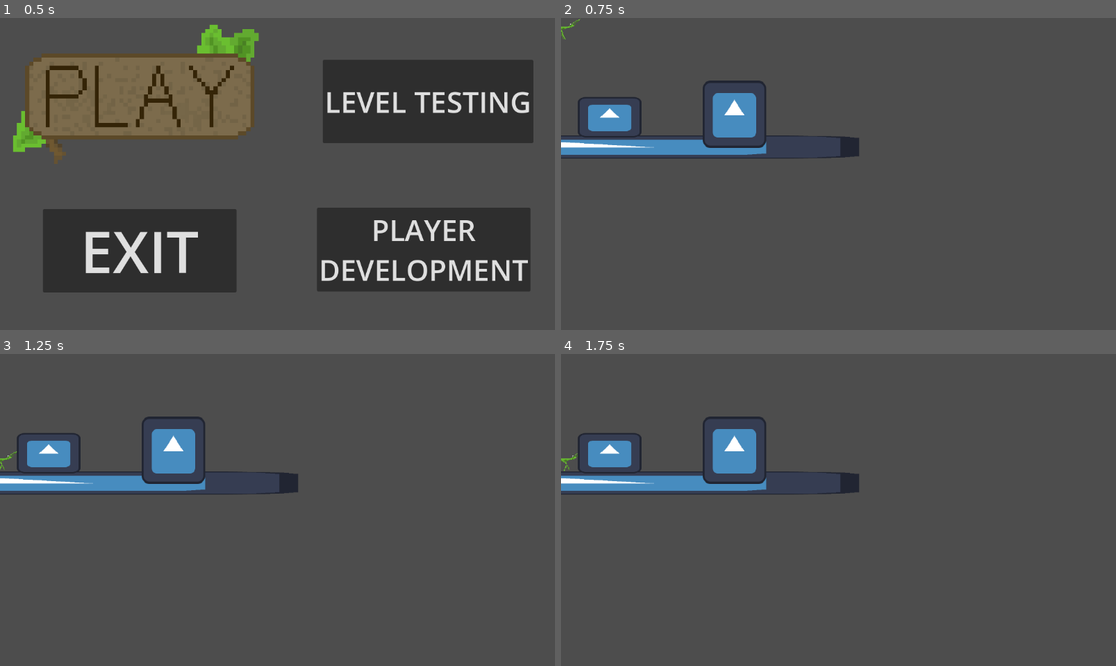
Above: before the commit, frames 1-4 (two rows, left to right).
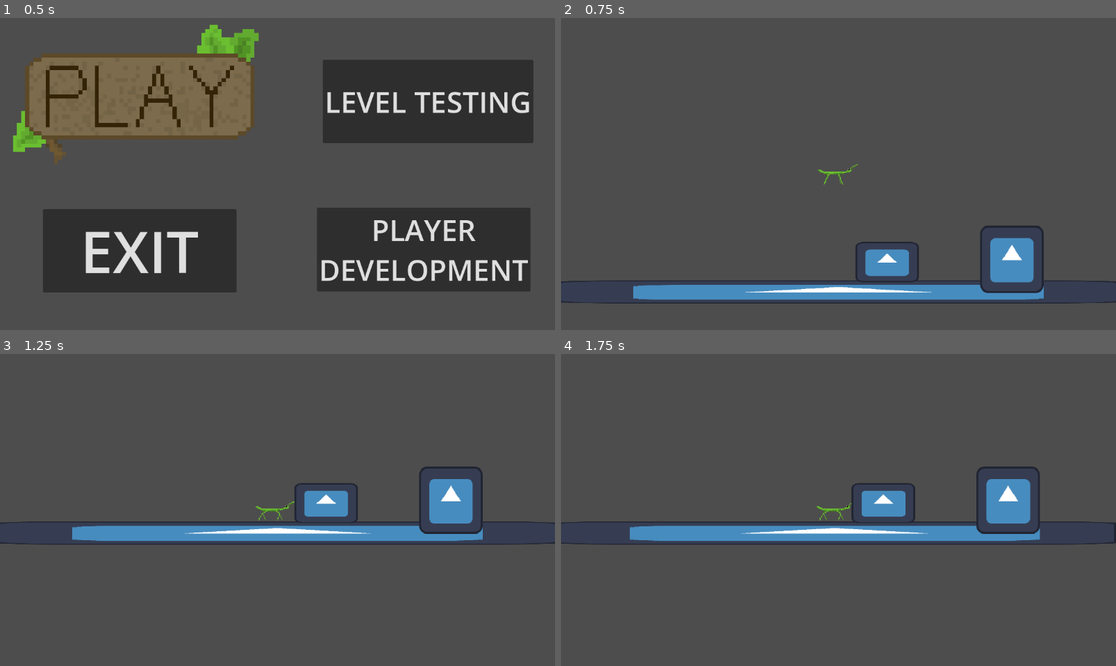
Above: after the commit, the same moments.

Repository: NinjaLD/stickySituation
Game: Godot game, scene res://scenes/startMenu.tscn
The game is run twice, just before and just after one commit, with the same random seed, the same clock (stepped at 60 frames per second) and the same inputs. The engine's default icon, where the game draws it, is replaced by a stand-in: a white triangle on a blue panel in a dark square.
Inputs:
- Up to frame 1 (0.5 s): no input
- Up to frame 2 (0.75 s): click "PLAYER DEVELOPMENT" at 0.5 s
- Up to frame 3 (1.25 s): no input
- Up to frame 4 (1.75 s): hold D (moveRight) from 1.28 s (still down); hold Space (jump) from 1.28 s (still down)

Frame 1 is identical in both runs. In frame 2, 11% of the frame differs, in the area x 0-100%, y 0-92%; in frame 3, 11%; in frame 4, 11%.

Commit message:
player jump in way player jump :)

Diff:
--- a/sticky-situation/scenes/player.tscn
+++ b/sticky-situation/assets/Prefabs/player.tscn
@@ -44,7 +44,7 @@
 "duration": 1.0,
 "texture": SubResource("AtlasTexture_d2wvv")
 }],
-"loop": 1,
+"loop": true,
 "name": &"Idle",
 "speed": 1.0
 }, {
@@ -55,7 +55,7 @@
 "duration": 1.0,
 "texture": SubResource("AtlasTexture_qlg0r")
 }],
-"loop": 1,
+"loop": true,
 "name": &"Jump",
 "speed": 4.0
 }, {
@@ -72,7 +72,7 @@
 "duration": 1.0,
 "texture": SubResource("AtlasTexture_ur7pv")
 }],
-"loop": 1,
+"loop": true,
 "name": &"Walk",
 "speed": 5.0
 }]
@@ -100,3 +100,5 @@
 position = Vector2(-6.666667, 0.6666667)
 rotation = 1.5707964
 shape = SubResource("CapsuleShape2D_v84v7")
+
+[node name="Camera2D" type="Camera2D" parent="." unique_id=2029314000]
--- a/sticky-situation/project.godot
+++ b/sticky-situation/project.godot
@@ -12,7 +12,7 @@
 
 config/name="stickySituation"
 run/main_scene="uid://dfrhu1w5058l2"
-config/features=PackedStringArray("4.7", "GL Compatibility")
+config/features=PackedStringArray("4.6", "GL Compatibility")
 config/icon="res://assets/icon.svg"
 
 [input]
--- a/sticky-situation/scenes/playerDevelopment.tscn
+++ b/sticky-situation/scenes/playerDevelopment.tscn
@@ -1,7 +1,7 @@
 [gd_scene format=3 uid="uid://bxg8v63xhemp"]
 
 [ext_resource type="Texture2D" uid="uid://ogyw4h0qerbi" path="res://assets/icon.svg" id="1_40edo"]
-[ext_resource type="PackedScene" uid="uid://bc0x6exx3qr7y" path="res://scenes/player.tscn" id="2_40edo"]
+[ext_resource type="PackedScene" uid="uid://bc0x6exx3qr7y" path="res://assets/Prefabs/player.tscn" id="2_40edo"]
 
 [sub_resource type="RectangleShape2D" id="RectangleShape2D_v84v7"]
 
@@ -46,4 +46,3 @@
 texture = ExtResource("1_40edo")
 
 [node name="CharacterBody2D" parent="." unique_id=1909432878 instance=ExtResource("2_40edo")]
-jumpVelocity = Vector2(0, 1000)
--- a/sticky-situation/scripts/playerScript.gd
+++ b/sticky-situation/scripts/playerScript.gd
@@ -32,7 +32,7 @@
 func GetInputDir() -> float:
 	return Input.get_axis("moveLeft", "moveRight")
 
-func Walk() -> void:
+func GetVelocityDir() -> int:
 	var velocityDir
 	if velocity.x > 0:
 		velocityDir = 1
@@ -41,8 +41,12 @@
 	else:
 		velocityDir = 0
 
+	return velocityDir
+
+func Walk() -> void:
+
 	if GetInputDir() == 0:
-		velocity.x = maxf(abs(velocity.x) - decceleration, 0) * velocityDir
+		velocity.x = maxf(abs(velocity.x) - decceleration, 0) * GetVelocityDir()
 		pass
 	else:
 		velocity.x = clampf(velocity.x + GetInputDir() * walkAccel, -walkSpeed, walkSpeed)
@@ -57,8 +61,8 @@
 		#Set a maxVerticalVelocity to stop the player from jumping insanely high (is set as a var)
 		#This is the min vertical velocity + the potentialVelocity (charge) which goes up to at most the max velocity
 		velocity.y = maxf(-(minVerticalVelocity + potentialVelocity), -maxVerticalVelocity)
-		potentialVelocity = 0 #Reset the potentialVelocity so it loses its charge
-		velocity.x += 200 #* velocityDir (don't know how to add yet) #200 is just a base value here, we can make it a variable, this is the horizontal boost you get when you jump
+		potentialVelocity = 0
+		velocity.x += 200 * GetVelocityDir()
 
 #Plays character animations relative to what they are doing
 func Animation() -> void:
Not shown, changed: sticky-situation/scenes/layoutTemp.tscn
